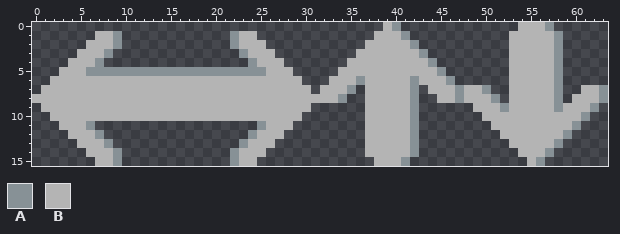
One commit to this pixel-art file: Assets/sprite_cross_1.aseprite. Above, as it was before the edit.
64x16 pixels, 1 frame.
Palette (. is transparent): A #879196  B #b4b4b4
Pixels before, first column x 0:
 0 .......................................BA.............BBBA......
 1 .......BBA............ABB.............BBBA...........BBBBBA.....
 2 ......BBBA............ABBB...........BBBBBA..........BBBBBA.....
 3 .....BBBA..............ABBB.........BBBBBBBA.........BBBBBA.....
 4 ....BBBA................ABBB.......BBBBBBBBBA........BBBBBA.....
 5 ...BBBAAAAAAAAAAAAAAAAAAAABBB.....BBBBBBBBBBBA.......BBBBBA.....
 6 ..BBBBBBBBBBBBBBBBBBBBBBBBBBBB...BBBABBBBBABBBA......BBBBBA.....
 7 .BBBBBBBBBBBBBBBBBBBBBBBBBBBBBB.BBBA.BBBBBA.BBBABBA..BBBBBA..BBA
 8 BBBBBBBBBBBBBBBBBBBBBBBBBBBBBBBBBBA..BBBBBA..BBABBBA.BBBBBA.BBBA
 9 .BBBBBBBBBBBBBBBBBBBBBBBBBBBBBB......BBBBBA......BBBABBBBBABBBA.
10 ..BBBBBBBBBBBBBBBBBBBBBBBBBBBB.......BBBBBA.......BBBBBBBBBBBA..
11 ...BBBA..................ABBB........BBBBBA........BBBBBBBBBA...
12 ....BBBA................ABBB.........BBBBBA.........BBBBBBBA....
13 .....BBBA..............ABBB..........BBBBBA..........BBBBBA.....
14 ......BBBA............ABBB...........BBBBBA...........BBBA......
15 .......BBA............ABB.............BBBA.............BA.......
The same view after the edit:
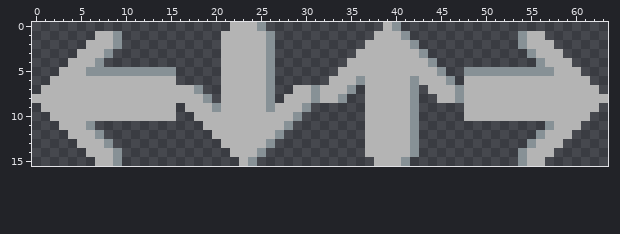
Change:
y 0: x 22..25 .... -> BBBA; x 54..57 BBBA -> ....
y 1: x 21..22 .A -> BB; x 25..26 .. -> BA; x 53..54 BB -> .A; x 57..58 BA -> ..
y 2: x 21..22 .A -> BB; x 26 . -> A; x 53..54 BB -> .A; x 58 A -> .
y 3: x 21..23 ..A -> BBB; x 26 B -> A; x 53..55 BBB -> ..A; x 58 A -> B
y 4: x 21..24 ...A -> BBBB; x 26..27 BB -> A.; x 53..56 BBBB -> ...A; x 58..59 A. -> BB
y 5: x 16..28 AAAAAAAAAABBB -> .....BBBBBA..; x 48..60 .....BBBBBA.. -> AAAAAAAAAABBB
y 6: x 16..20 BBBBB -> .....; x 26..29 BBBB -> A...; x 48..52 ..... -> BBBBB; x 58..61 A... -> BBBB
y 7: x 18..20 BBB -> A..; x 26..28 BBB -> A..; x 31 . -> A; x 50..52 A.. -> BBB; x 58..60 A.. -> BBB; x 63 A -> .
y 8: x 19..20 BB -> A.; x 26..27 BB -> A.; x 31 B -> A; x 51..52 A. -> BB; x 58..59 A. -> BB; x 63 A -> B
y 9: x 16 B -> .; x 20 B -> A; x 26 B -> A; x 30 B -> A; x 48 . -> B; x 52 A -> B; x 58 A -> B; x 62 A -> B
y 10: x 16..17 BB -> ..; x 29 B -> A; x 48..49 .. -> BB; x 61 A -> B
y 11: x 19..25 ......A -> BBBBBBB; x 28 B -> A; x 51..57 BBBBBBB -> ......A; x 60 A -> B
y 12: x 20..24 ....A -> BBBBB; x 27 B -> A; x 52..56 BBBBB -> ....A; x 59 A -> B
y 13: x 21..23 ..A -> BBB; x 26 B -> A; x 53..55 BBB -> ..A; x 58 A -> B
y 14: x 22 A -> B; x 25 B -> A; x 54 B -> A; x 57 A -> B
y 15: x 22 A -> .; x 24 B -> A; x 54 . -> A; x 56 A -> B
Pixel boxes of the changes (left, top, right, bottom) in both pictures:
changed: (176, 22, 320, 166)
changed: (464, 22, 608, 166)
